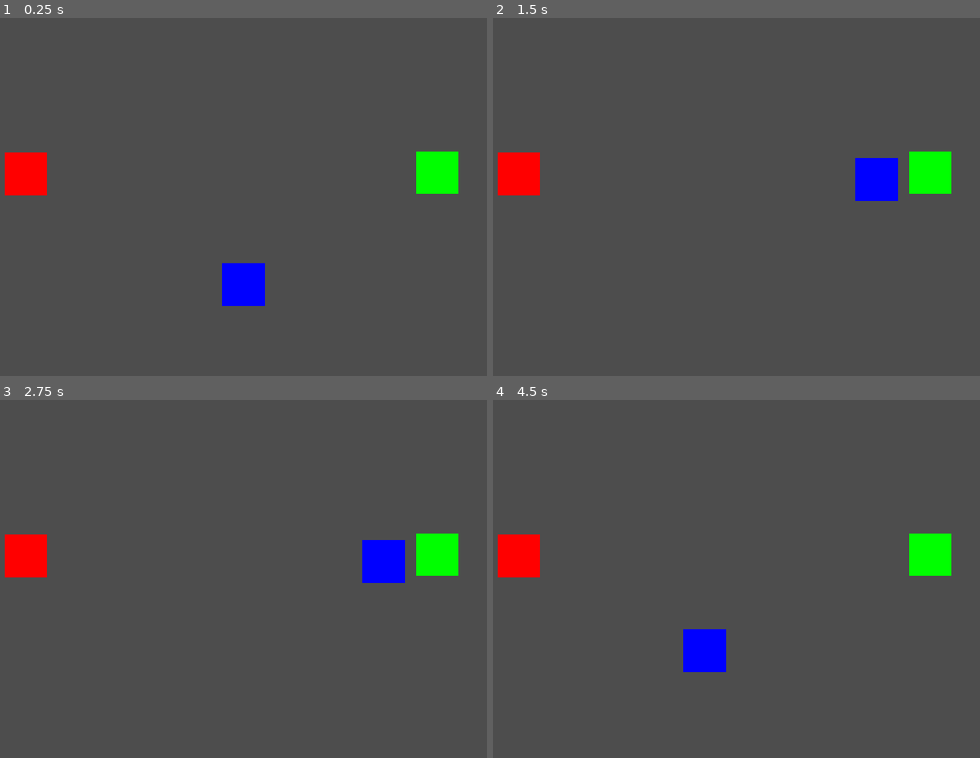
Above: before the commit, frames 1-4 (two rows, left to right).
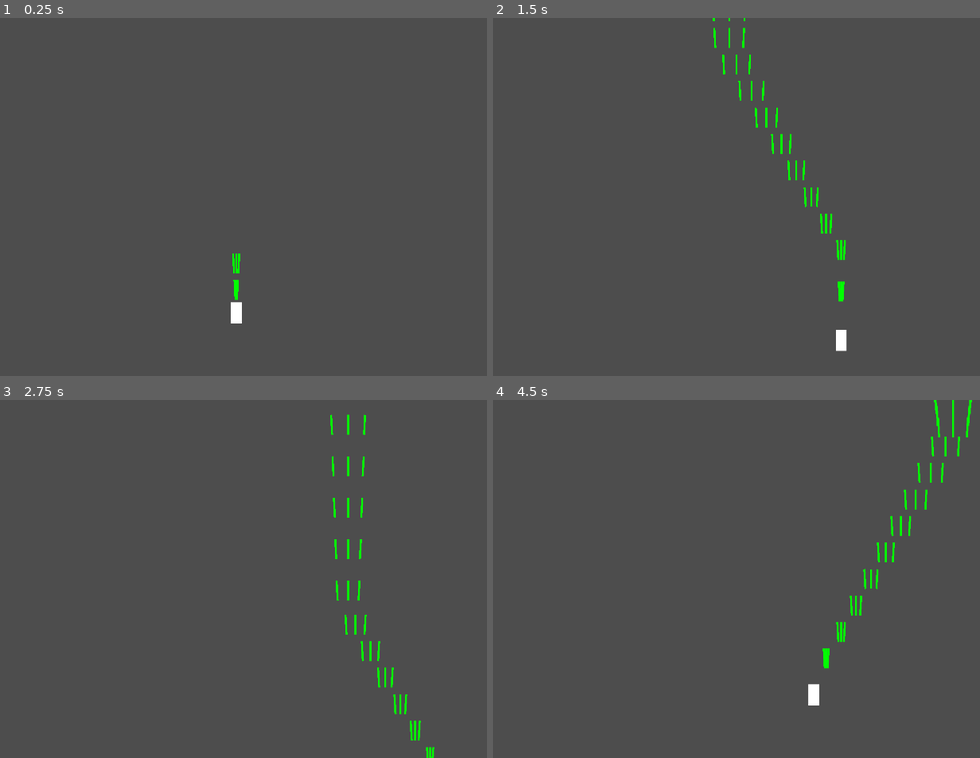
Above: after the commit, the same moments.

Repository: Vannon-Development/Touhou
Game: Godot game, scene res://Composed Scenes/test_scene.tscn
The game is run twice, just before and just after one commit, with the same random seed, the same clock (stepped at 60 frames per second) and the same inputs. Before the commit the project starts from res://Examples/Damage Control/Example Scene.tscn.
Inputs (mouse positions are in pixels of both pictures, inside the frame that each line leads up to):
- Up to frame 1 (0.25 s): no input
- Up to frame 2 (1.5 s): move the mouse to (877, 179) at 0.52 s; hold D (move_right) 0.53-1.28 s; click (877, 179) at 0.67 s; move the mouse to (609, 214) at 1.27 s; hold S (move_back) from 1.28 s (still down)
- Up to frame 3 (2.75 s): move the mouse to (306, 500) at 2.02 s; release S (move_back) at 2.03 s; hold D (move_right) from 2.03 s (still down)
- Up to frame 4 (4.5 s): move the mouse to (702, 650) at 2.77 s; release D (move_right) at 2.78 s; hold W (move_forward) 2.78-3.53 s; click (702, 650) at 2.92 s; move the mouse to (926, 632) at 3.52 s; hold A (move_left) from 3.53 s (still down); move the mouse to (546, 525) at 4.27 s

The runs differ from the first frame. In frame 1, 3.3% of the frame differs, in the area x 0-95%, y 37-86%; in frame 2, 4.0%; in frame 3, 4.0%; in frame 4, 4.2%, in the area x 0-99%, y 0-86%.

Commit message:
Initial shot pattern structure
Updated node queue to ensure unique items.
Changed starting scene to main example scene.
Created base objects for generic player shot patterns.
Created Tri-Laser player shot pattern, with polygon visual
Attached tri-laser shot to player

Diff:
--- a/Base Classes/node_queue.gd
+++ b/Base Classes/node_queue.gd
@@ -10,4 +10,6 @@
 	return _queue.pop_front()
 
 func finish(obj: Node2D):
+	for item in _queue:
+		if obj == item: return
 	_queue.append(obj)
--- /dev/null
+++ b/Object Scenes/Player/Firing/pattern_node.gd
@@ -0,0 +1,15 @@
+class_name PatternNode extends Node2D
+
+@export var _patterns: Array[PlayerShotPattern]
+
+var _shot_parent: Node2D
+
+func _ready():
+	_shot_parent = Node2D.new()
+	get_tree().root.add_child.call_deferred(_shot_parent)
+	for item in _patterns:
+		item.setup(_shot_parent)
+
+func _physics_process(delta: float):
+	for item in _patterns:
+		item.apply_time(delta, global_position)
--- /dev/null
+++ b/Object Scenes/Player/Firing/pattern_node.tscn
@@ -0,0 +1,6 @@
+[gd_scene load_steps=2 format=3 uid="uid://diwvk5sjmjo5t"]
+
+[ext_resource type="Script" path="res://Object Scenes/Player/Firing/pattern_node.gd" id="1_p6jjd"]
+
+[node name="Pattern Node" type="Node2D"]
+script = ExtResource("1_p6jjd")
--- /dev/null
+++ b/Object Scenes/Player/Firing/player_laser.tscn
@@ -0,0 +1,19 @@
+[gd_scene load_steps=3 format=3 uid="uid://e8doohejaoyo"]
+
+[ext_resource type="Script" path="res://Object Scenes/Player/Firing/player_shot.gd" id="1_kc6a0"]
+
+[sub_resource type="RectangleShape2D" id="RectangleShape2D_x8u8q"]
+size = Vector2(6, 60)
+
+[node name="Player Laser" type="Area2D"]
+script = ExtResource("1_kc6a0")
+_damage = 1.0
+
+[node name="Visual" type="Polygon2D" parent="."]
+position = Vector2(0, -30)
+color = Color(0, 1, 0, 1)
+polygon = PackedVector2Array(-3, -30, 3, -30, 3, 30, -3, 30)
+
+[node name="Collider" type="CollisionShape2D" parent="."]
+position = Vector2(0, -30)
+shape = SubResource("RectangleShape2D_x8u8q")
--- /dev/null
+++ b/Object Scenes/Player/Firing/player_shot.gd
@@ -0,0 +1,11 @@
+class_name PlayerShot extends DamageController
+
+signal shot_hit()
+
+var init_position: Vector2
+var current_time: float
+
+func apply_damage(receiver: DamageController):
+	super.apply_damage(receiver)
+	shot_hit.emit()
+	queue_free()
--- /dev/null
+++ b/Object Scenes/Player/Firing/shot_pattern.gd
@@ -0,0 +1,20 @@
+class_name PlayerShotPattern extends Resource
+
+@export var shot_time: float
+
+var _timer: float = 0
+var _shot_parent: Node2D
+
+func apply_time(delta: float, pos: Vector2):
+	update_shots(delta)
+
+	_timer += delta
+	while _timer > shot_time:
+		_timer -= shot_time
+		fire_shots(_timer, pos)
+
+func setup(parent: Node2D):
+	_shot_parent = parent
+
+func fire_shots(_init_time: float, _pos: Vector2): pass
+func update_shots(_delta: float): pass
--- /dev/null
+++ b/Object Scenes/Player/Firing/tri_laser_pattern.gd
@@ -0,0 +1,58 @@
+class_name TriLaserPattern extends PlayerShotPattern
+
+@export var _shot_node: PackedScene
+@export var _speed: float
+@export var _range: float
+
+var _shot_queue: NodeQueue
+var _current_shots: Array[PlayerShot]
+var _total_ttl: float
+
+func setup(parent: Node2D):
+	super.setup(parent)
+	_shot_queue = NodeQueue.new()
+	_shot_queue.root_scene = _shot_node
+	_current_shots = []
+	_total_ttl = _range / _speed
+
+func fire_shots(init_time: float, pos: Vector2):
+	super.fire_shots(init_time, pos)
+	_setup_shot(init_time, pos, 0)
+	_setup_shot(init_time, pos, 3)
+	_setup_shot(init_time, pos, -3)
+
+func _setup_shot(init_time: float, pos: Vector2, angle: float):
+	var shot := _shot_queue.create() as PlayerShot
+	shot.init_position = pos
+	shot.rotation_degrees = angle
+	shot.current_time = init_time
+	shot.visible = false
+	_shot_parent.add_child(shot)
+	_register_shot(shot)
+
+func update_shots(delta: float):
+	for shot in _current_shots:
+		shot.visible = true
+		shot.current_time += delta
+		_calc_pos(shot)
+		if shot.current_time > _total_ttl:
+			_remove_shot(shot)
+	for index in range(_current_shots.size() - 1, 0, -1):
+		if _current_shots[index].get_parent() == null:
+			_current_shots.remove_at(index)
+			index -= 1
+
+func _register_shot(shot: PlayerShot):
+	for item in _current_shots:
+		if item == shot: return
+	_current_shots.append(shot)
+
+func _remove_shot(shot: PlayerShot):
+	if shot.get_parent() == null: return
+	_shot_parent.remove_child(shot)
+	_shot_queue.finish(shot)
+
+func _calc_pos(shot: PlayerShot):
+	var y: float = shot.current_time * _speed * -1
+	var x: float = y * sin(shot.rotation) * -1
+	shot.position = shot.init_position + Vector2(x, y)
--- a/Object Scenes/Player/player.tscn
+++ b/Object Scenes/Player/player.tscn
@@ -1,6 +1,9 @@
-[gd_scene load_steps=5 format=3 uid="uid://dew3dwxwuavou"]
+[gd_scene load_steps=9 format=3 uid="uid://dew3dwxwuavou"]
 
 [ext_resource type="Script" path="res://Object Scenes/Player/player.gd" id="1_fmqr5"]
+[ext_resource type="PackedScene" uid="uid://diwvk5sjmjo5t" path="res://Object Scenes/Player/Firing/pattern_node.tscn" id="2_iumt2"]
+[ext_resource type="PackedScene" uid="uid://e8doohejaoyo" path="res://Object Scenes/Player/Firing/player_laser.tscn" id="3_gj1wx"]
+[ext_resource type="Script" path="res://Object Scenes/Player/Firing/tri_laser_pattern.gd" id="4_q63yb"]
 
 [sub_resource type="StandardMaterial3D" id="StandardMaterial3D_vuau7"]
 albedo_color = Color(0, 0.415686, 1, 1)
@@ -12,14 +15,21 @@
 [sub_resource type="RectangleShape2D" id="RectangleShape2D_yv024"]
 size = Vector2(32, 64)
 
+[sub_resource type="Resource" id="Resource_n2l5b"]
+script = ExtResource("4_q63yb")
+_shot_node = ExtResource("3_gj1wx")
+_speed = 800.0
+_range = 1200.0
+shot_time = 0.1
+
 [node name="Player" type="Area2D"]
 script = ExtResource("1_fmqr5")
-_speed = 200.0
-_controller_type = 1
-_health = 50.0
 
-[node name="MeshInstance2D" type="MeshInstance2D" parent="."]
+[node name="Visual" type="MeshInstance2D" parent="."]
 mesh = SubResource("BoxMesh_m75qb")
 
-[node name="CollisionShape2D" type="CollisionShape2D" parent="."]
+[node name="Body Collider" type="CollisionShape2D" parent="."]
 shape = SubResource("RectangleShape2D_yv024")
+
+[node name="Pattern Node" parent="." instance=ExtResource("2_iumt2")]
+_patterns = Array[Resource("res://Object Scenes/Player/Firing/shot_pattern.gd")]([SubResource("Resource_n2l5b")])
--- a/project.godot
+++ b/project.godot
@@ -11,7 +11,7 @@
 [application]
 
 config/name="Touhou"
-run/main_scene="res://Examples/Damage Control/Example Scene.tscn"
+run/main_scene="res://Composed Scenes/test_scene.tscn"
 config/features=PackedStringArray("4.2", "GL Compatibility")
 config/icon="res://icon.svg"
 
